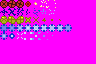
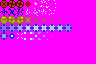
The second (96, 64) image is a revision of the first. Changes to its layers:
added layer "Screenshoot_Overlay" above "Lager-kopia" over [26, 8, 55, 16]
